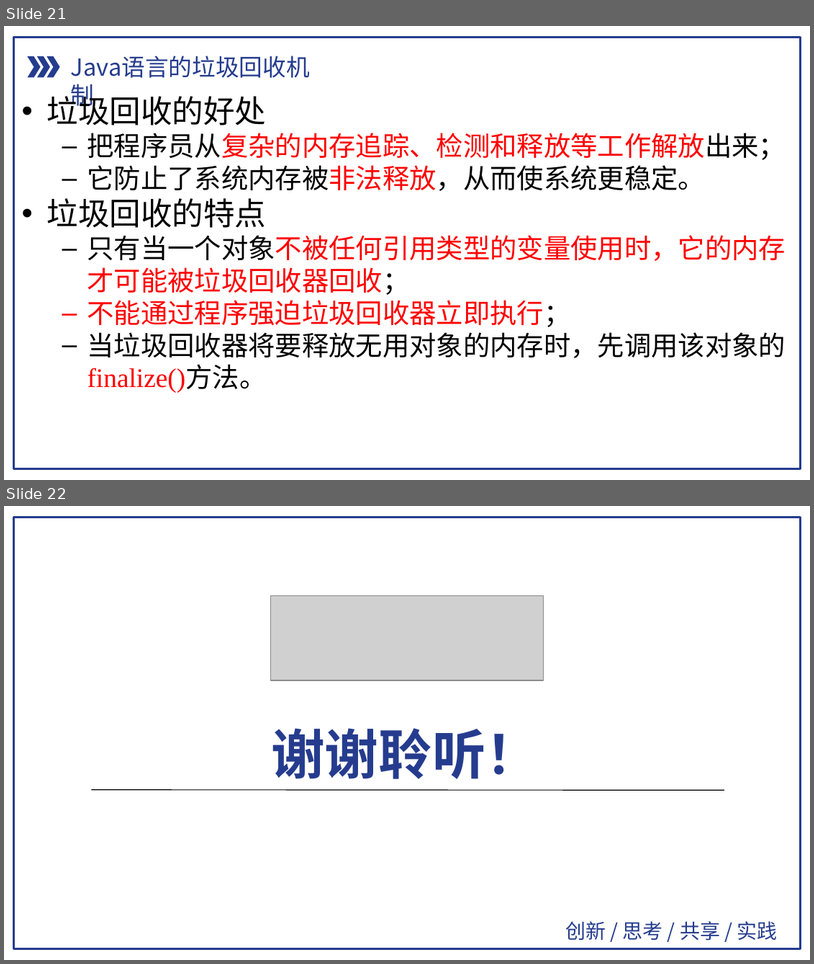
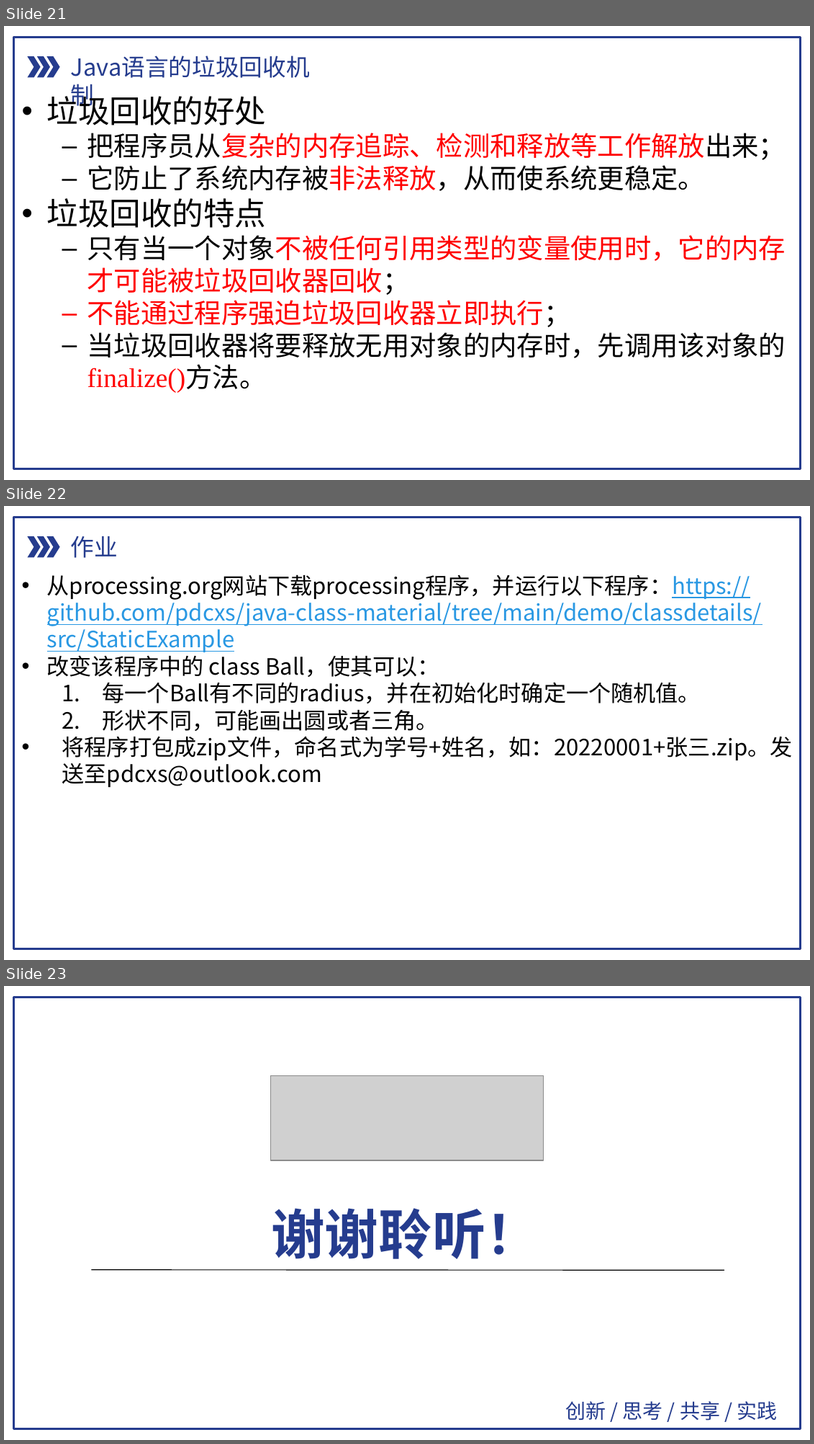
Before and after one commit to pdcxs/java-class-material, a slide deck: slides/06-Java面向对象编程-类的特性.pptx. Shown one above the other, each under a label of ours: slides 21 and 22 before the commit, slides 21, 22 and 23 after it. The pictures are 814x964 and 814x1444 pixels, drawn with LibreOffice and Linux fonts; fonts in the diff are those of the drawing; grey boxes stand for pictures. Boxes give left, top, right and bottom in pixels: in the first picture for what was removed or moved away, otherwise in the second. Text is boxed around its words. In the diff, an @@ line names an element or a change of style, - is before the commit and + after.

Commit message:
Add homework

```diff
--- a/slides/06-Java面向对象编程-类的特性.pptx
+++ b/slides/06-Java面向对象编程-类的特性.pptx
@@ slide 22 added at [4,506,810,960], background #FFFFFF; not listed: 1 template element that a slide beside it also shows @@
@@ rectangle added at [13,518,801,949], outline #253C8E 2 pt @@
@@ group added at [27,536,118,558]: 3 chevrons, 1 text @@
+作业
@@ text added at [47,574,793,787], 20 pt, text #000000 @@
+• 从processing.org网站下载processing程序，并运行以下程序：https://github.com/pdcxs/java-class-material/tree/main/demo/classdetails/src/StaticExample
+• 改变该程序中的 class Ball，使其可以：
+  1. 每一个Ball有不同的radius，并在初始化时确定一个随机值。
+  2. 形状不同，可能画出圆或者三角。
+• 将程序打包成zip文件，命名式为学号+姓名，如：20220001+张三.zip。发送至pdcxs@outlook.com
@@ what was slide 22 is now slide 23 @@
```
